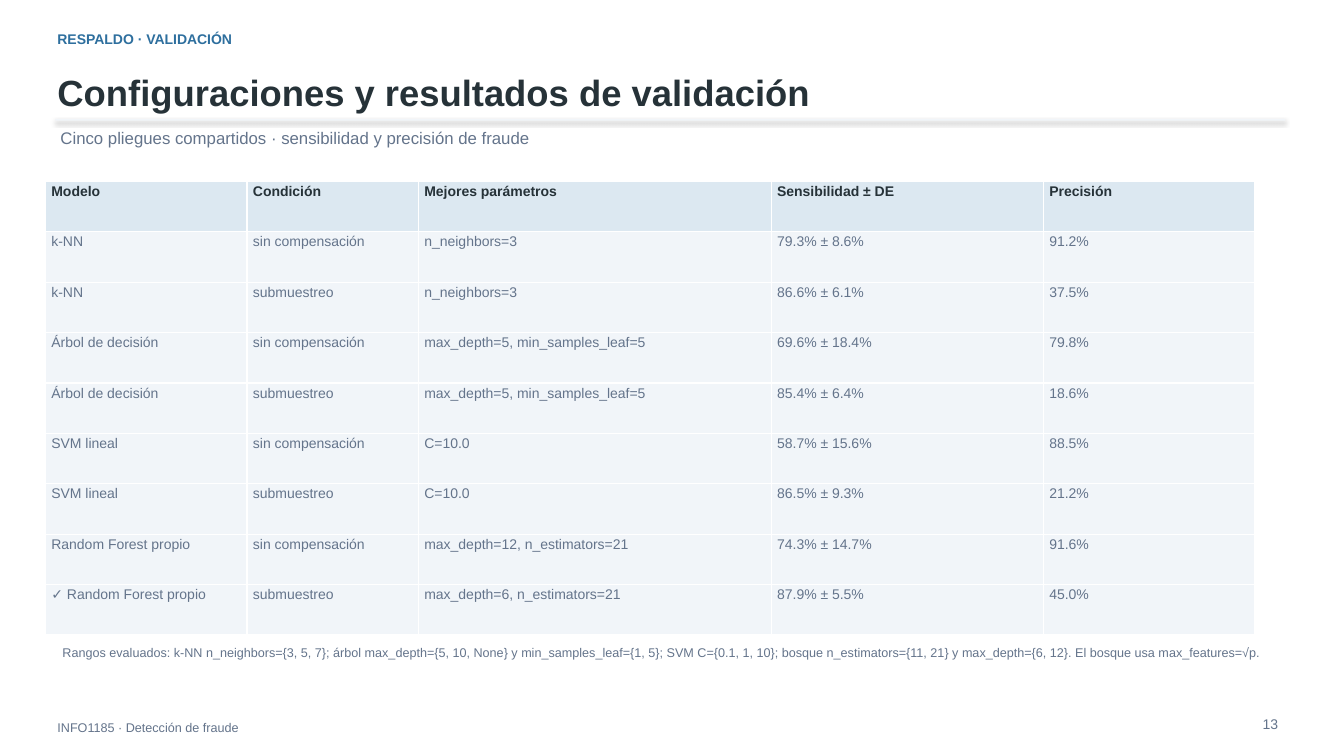
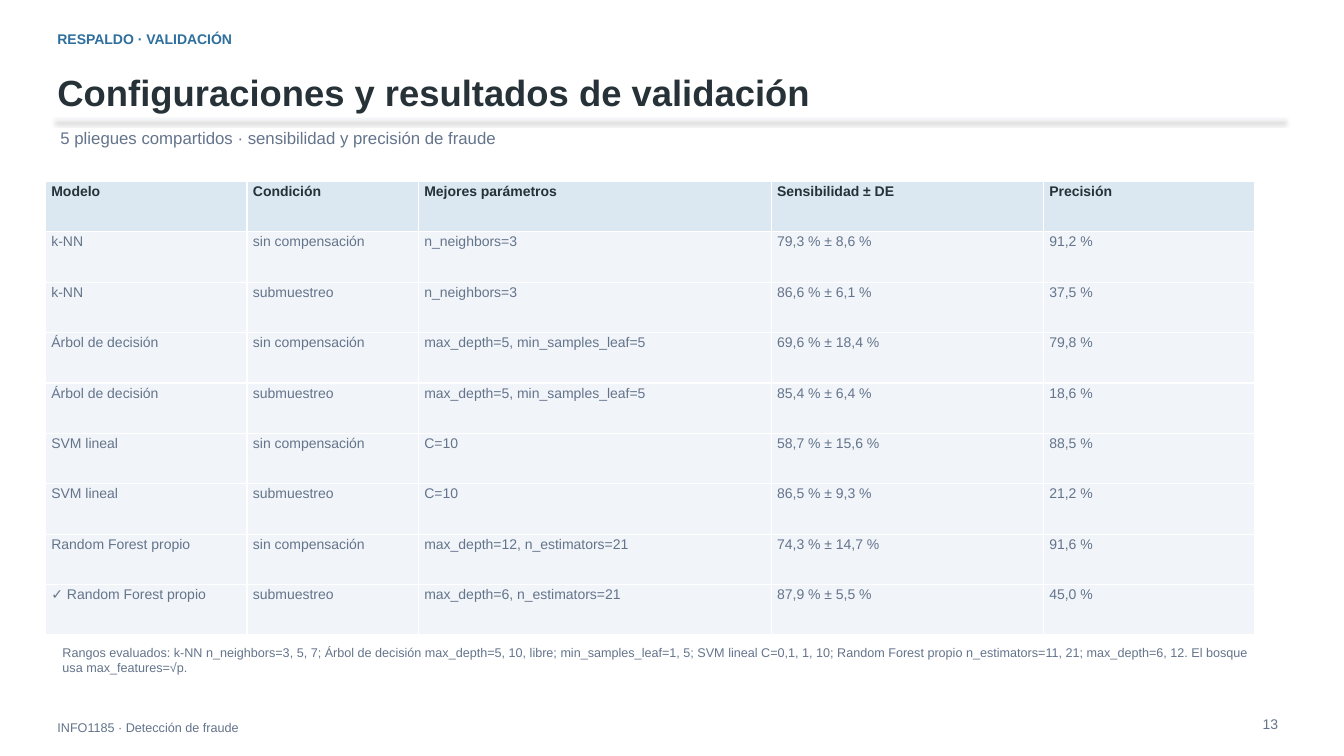
Before and after one commit to FernandoValdes01/Fraudetection, a slide deck: slide 13 of documentacion/presentacion/defensa_fraude.pptx. Drawn at 1344x756 pixels with LibreOffice and Linux fonts; fonts in the diff are those of the drawing. Boxes give left, top, right and bottom in pixels: in the first picture for what was removed or moved away, otherwise in the second. Text is boxed around its words. In the diff, an @@ line names an element or a change of style, - is before the commit and + after.

```diff
--- a/documentacion/presentacion/defensa_fraude.pptx
+++ b/documentacion/presentacion/defensa_fraude.pptx
@@ text at <box>60,131,496,148</box>: text changed @@
-Cinco pliegues compartidos · sensibilidad y precisión de fraude
+5 pliegues compartidos · sensibilidad y precisión de fraude
@@ table at <box>45,181,1255,635</box> @@
-row 2, column 4: 79.3% ± 8.6%
+row 2, column 4: 79,3 % ± 8,6 %
-row 2, column 5: 91.2%
+row 2, column 5: 91,2 %
-row 3, column 4: 86.6% ± 6.1%
+row 3, column 4: 86,6 % ± 6,1 %
-row 3, column 5: 37.5%
+row 3, column 5: 37,5 %
-row 4, column 4: 69.6% ± 18.4%
+row 4, column 4: 69,6 % ± 18,4 %
-row 4, column 5: 79.8%
+row 4, column 5: 79,8 %
-row 5, column 4: 85.4% ± 6.4%
+row 5, column 4: 85,4 % ± 6,4 %
-row 5, column 5: 18.6%
+row 5, column 5: 18,6 %
-row 6: SVM lineal | sin compensación | C=10.0 | 58.7% ± 15.6% | 88.5%
+row 6: SVM lineal | sin compensación | C=10 | 58,7 % ± 15,6 % | 88,5 %
-row 7: SVM lineal | submuestreo | C=10.0 | 86.5% ± 9.3% | 21.2%
+row 7: SVM lineal | submuestreo | C=10 | 86,5 % ± 9,3 % | 21,2 %
-row 8, column 4: 74.3% ± 14.7%
+row 8, column 4: 74,3 % ± 14,7 %
-row 8, column 5: 91.6%
+row 8, column 5: 91,6 %
-row 9, column 4: 87.9% ± 5.5%
+row 9, column 4: 87,9 % ± 5,5 %
-row 9, column 5: 45.0%
+row 9, column 5: 45,0 %
@@ text at <box>62,647,1247,675</box>: text changed @@
-Rangos evaluados: k-NN n_neighbors={3, 5, 7}; árbol max_depth={5, 10, None} y min_samples_leaf={1, 5}; SVM C={0.1, 1, 10}; bosque n_estimators={11, 21} y max_depth={6, 12}. El bosque usa max_features=√p.
+Rangos evaluados: k-NN n_neighbors=3, 5, 7; Árbol de decisión max_depth=5, 10, libre; min_samples_leaf=1, 5; SVM lineal C=0,1, 1, 10; Random Forest propio n_estimators=11, 21; max_depth=6, 12. El bosque usa max_features=√p.
```
Also in this commit, not shown: 7 other slides changed, 4 other files.
